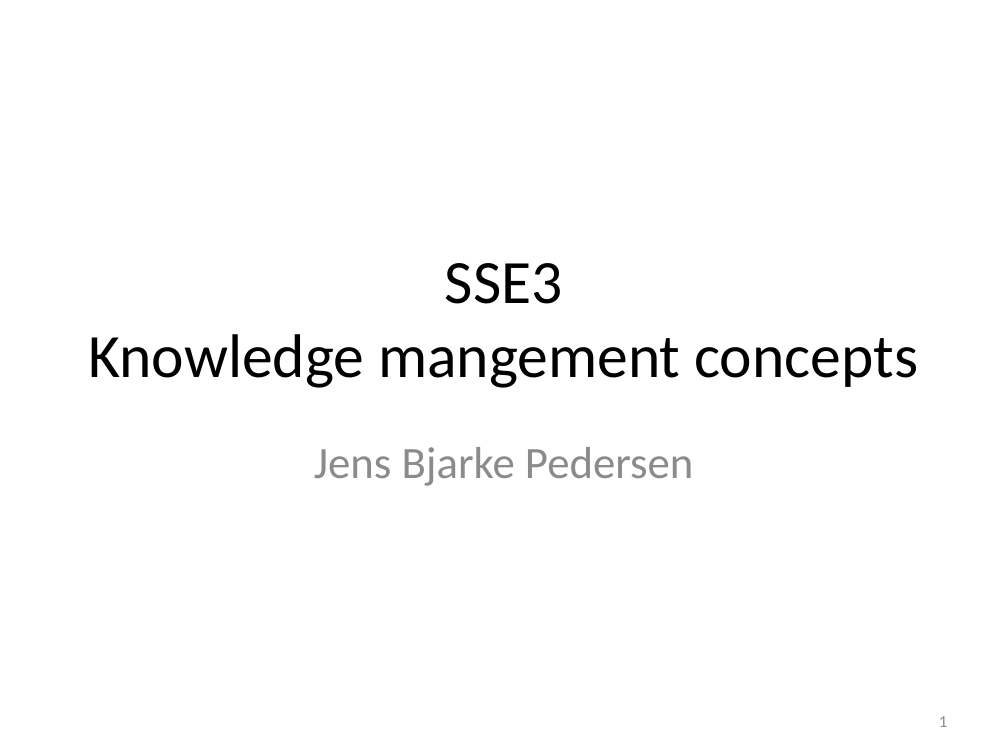
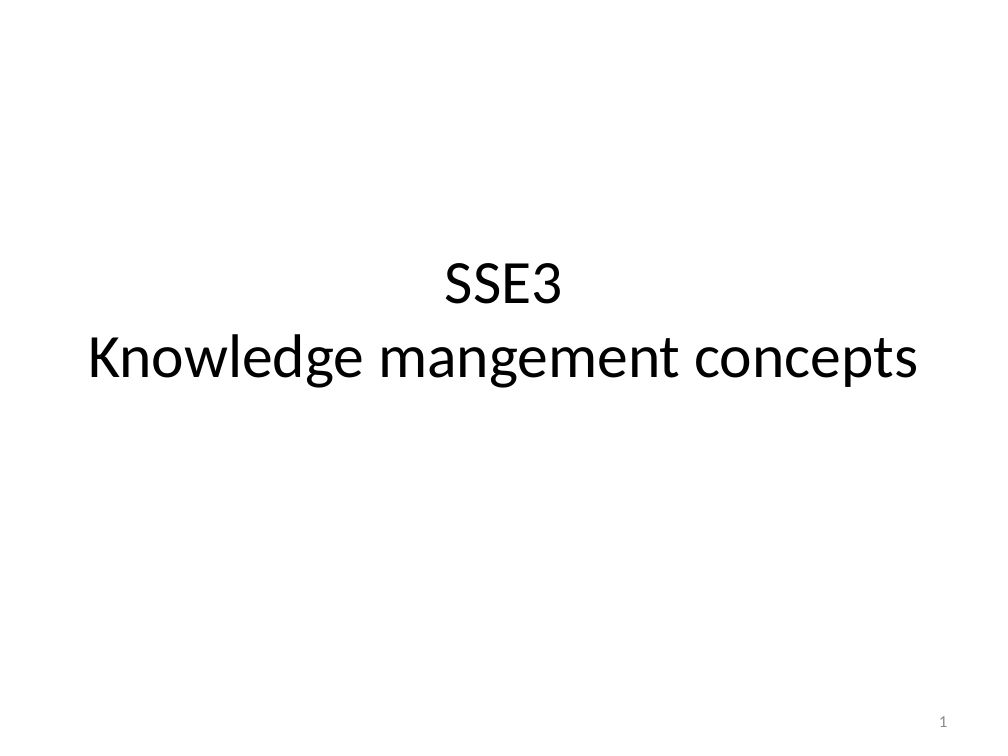
Before and after one commit to isurup/kalle-martin-group, a slide deck: slide 1 of SSE3/MartinPresentation/SSE3_1.pptx. Drawn at 1008x756 pixels with LibreOffice and Linux fonts; fonts in the diff are those of the drawing. Boxes give left, top, right and bottom in pixels: in the first picture for what was removed or moved away, otherwise in the second. Text is boxed around its words. In the diff, an @@ line names an element or a change of style, - is before the commit and + after.

```diff
--- a/SSE3/MartinPresentation/SSE3_1.pptx
+++ b/SSE3/MartinPresentation/SSE3_1.pptx
@@ subtitle removed at <box>314,447,694,486</box> @@
-Jens Bjarke Pedersen
```
Also in this commit, not shown: 1 other slide changed, 5 slides removed.
